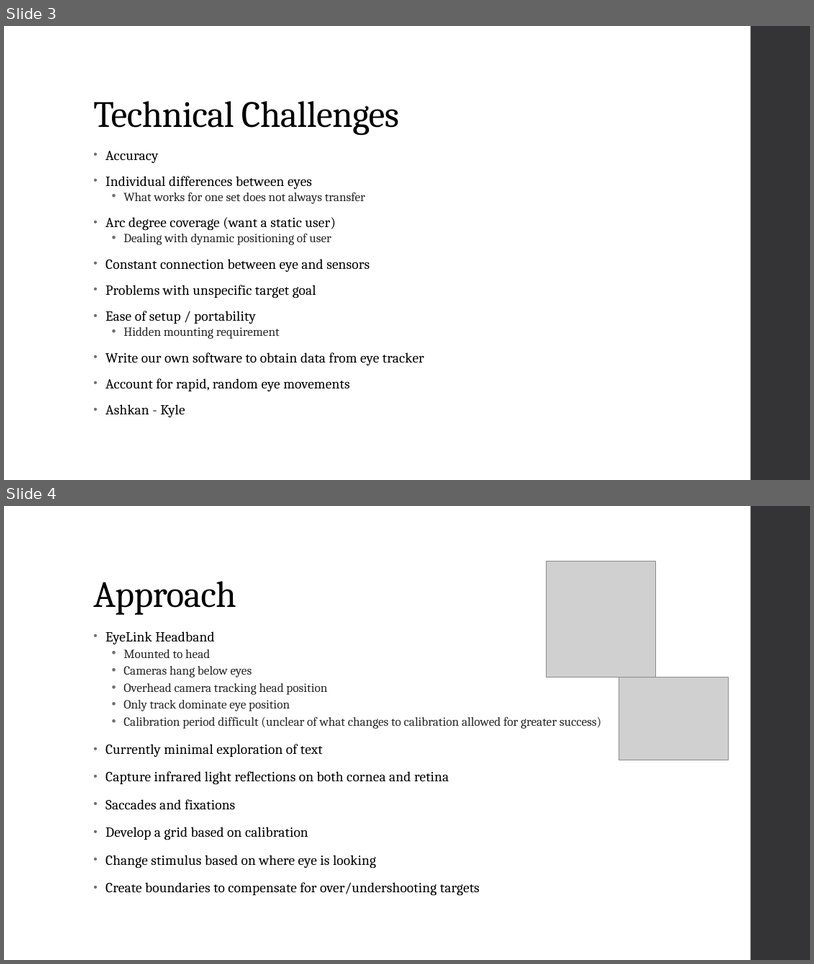
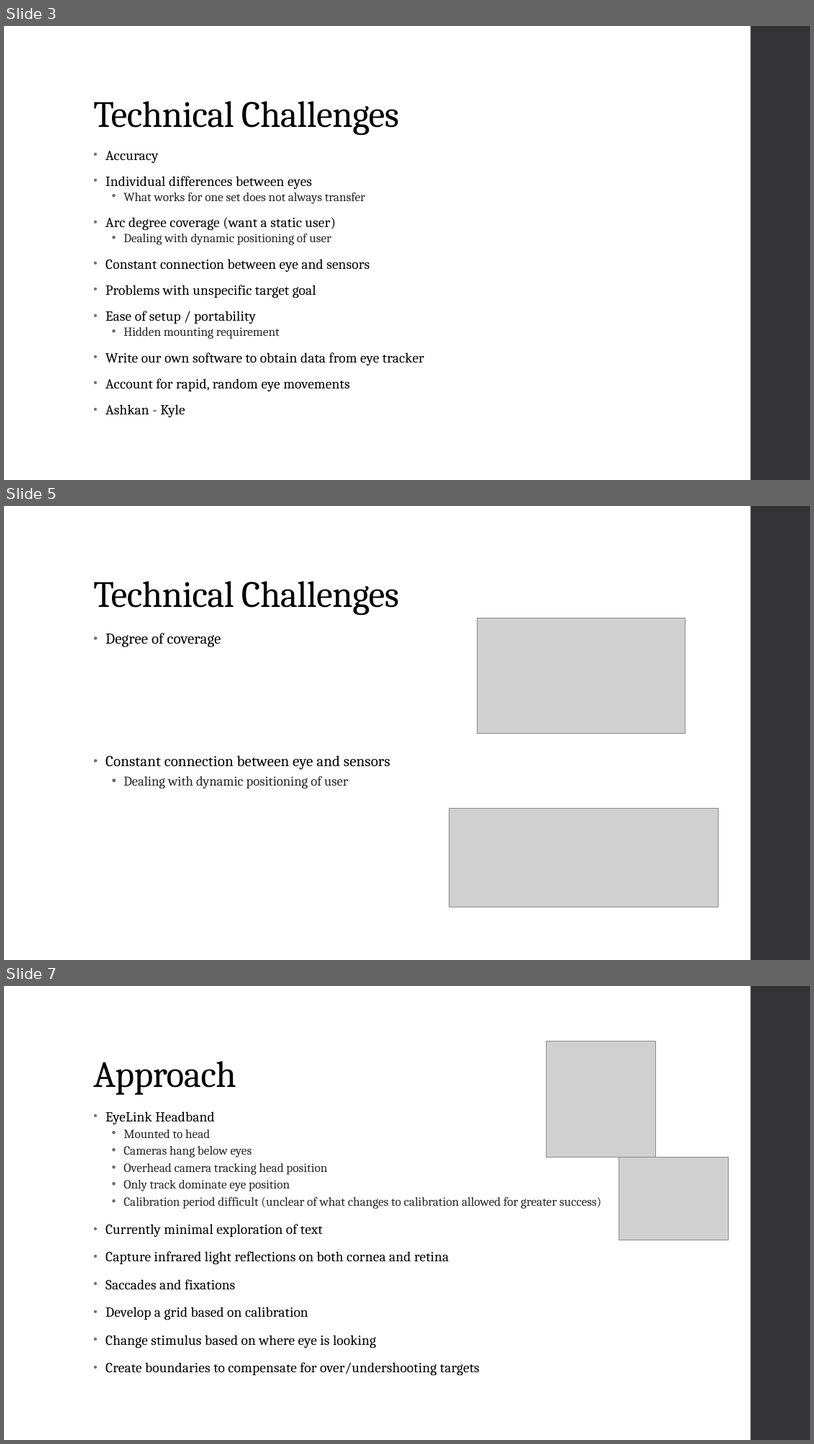
Before and after one commit to diederichk/StepCounter, a slide deck: ProposalPresentation/Proposal.pptx. Shown one above the other, each under a label of ours: slides 3 and 4 before the commit, slides 3, 5 and 7 after it; the slides between them are not shown. The pictures are 814x964 and 814x1444 pixels, drawn with LibreOffice and Linux fonts; fonts in the diff are those of the drawing; grey boxes stand for pictures. Boxes give left, top, right and bottom in pixels: in the first picture for what was removed or moved away, otherwise in the second. Text is boxed around its words. In the diff, an @@ line names an element or a change of style, - is before the commit and + after.

```diff
--- a/ProposalPresentation/Proposal.pptx
+++ b/ProposalPresentation/Proposal.pptx
@@ slide 5 added at [4, 506, 810, 960], background #FFFFFF; not listed: 1 template element that a slide beside it also shows @@
@@ title added at [93, 581, 399, 615], 44 pt, text #000000 @@
+Technical Challenges
@@ text added at [106, 633, 391, 788], 18 pt, text #000000 @@
+• Degree of coverage
+• Constant connection between eye and sensors
+  • Dealing with dynamic positioning of user
@@ picture added at [478, 618, 686, 734] @@
@@ picture added at [449, 808, 718, 907] @@
@@ what was slide 4 is now slide 7 @@
```
Also in this commit, not shown: 1 slide changed, 6 other slides added, 1 slide removed.
